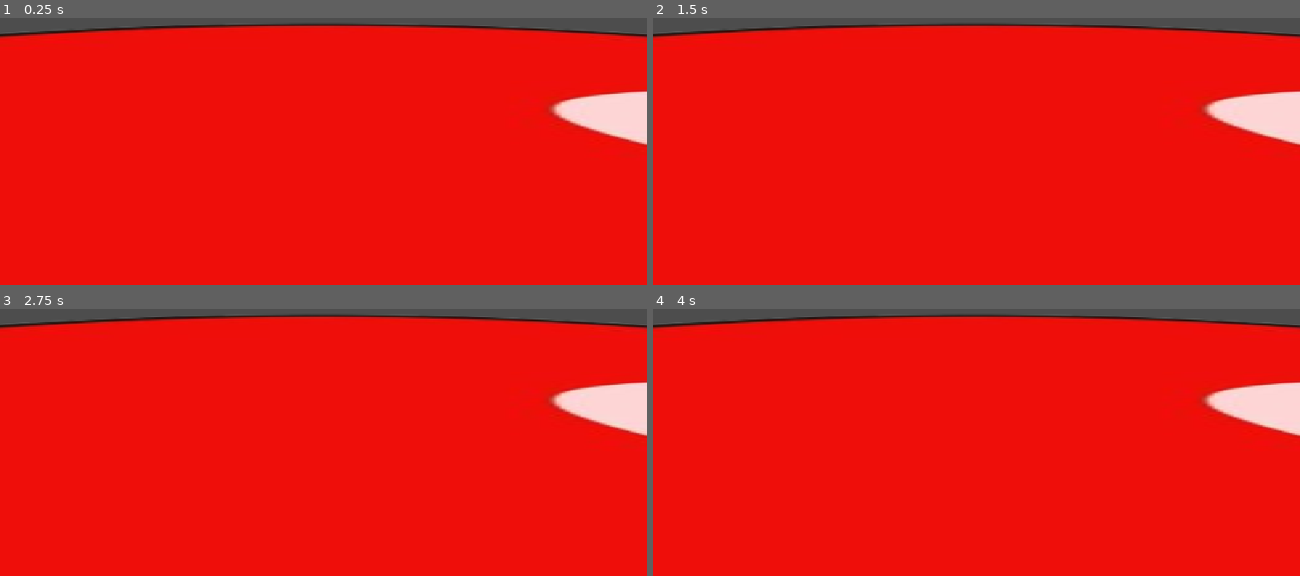
Above: before the commit, frames 1-4 (two rows, left to right).
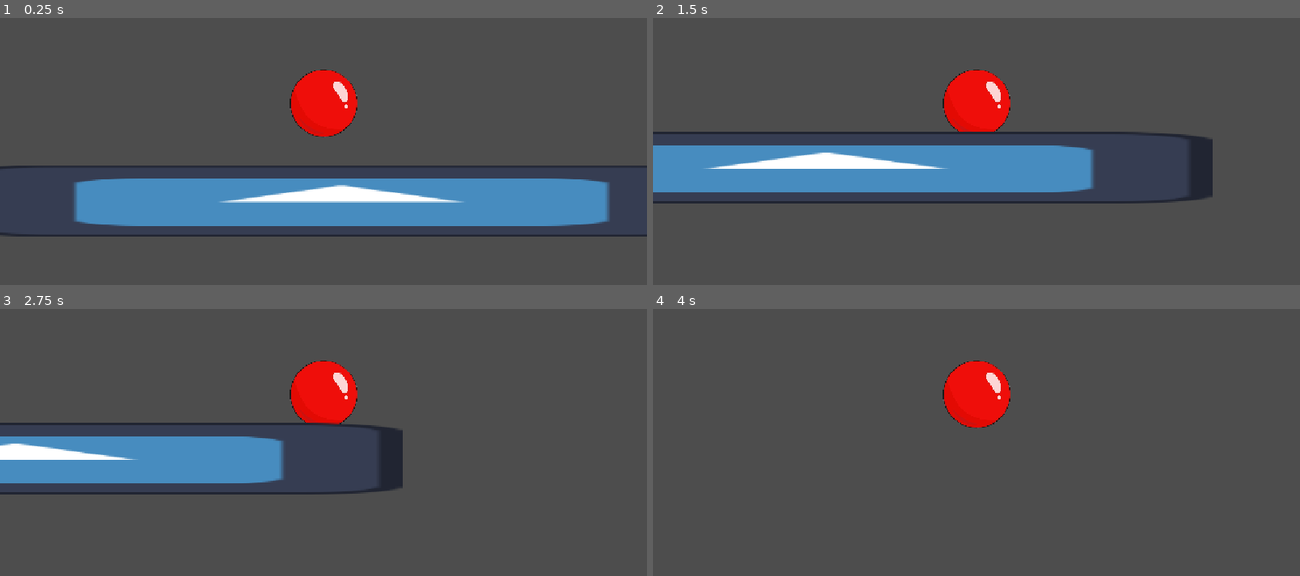
Above: after the commit, the same moments.

Repository: Cesar6112/SpringBall
Game: Godot game, scene res://mapa.tscn
Same seed, same stepped clock (60 frames per second), same inputs: the game is played once before the commit and once after it. The engine's default icon, where the game draws it, is replaced by a stand-in: a white triangle on a blue panel in a dark square.
Inputs:
- Up to frame 1 (0.25 s): no input
- Up to frame 2 (1.5 s): tap Enter at 0.5 s; hold Right (ui_right) 0.53-1.28 s; hold Down (ui_down) from 1.28 s (still down)
- Up to frame 3 (2.75 s): tap Space at 2 s; release Down (ui_down) at 2.03 s; hold Right (ui_right) from 2.03 s (still down)
- Up to frame 4 (4 s): release Right (ui_right) at 2.78 s; hold Up (ui_up) 2.78-3.53 s; hold Left (ui_left) from 3.53 s (still down)

The runs differ from the first frame. In frame 1, 95% of the frame differs, in the area x 0-100%, y 2-100%; in frame 2, 95%; in frame 3, 95%; in frame 4, 95%.
Error before the commit: Parse Error: Unexpected identifier "hola" in class body. (res://character_body_2d.gd:7)

Commit message:
wasa

Diff:
--- a/character_body_2d.gd
+++ b/character_body_2d.gd
@@ -4,4 +4,3 @@
 	var input_direction = Input.get_vector("ui_left", "ui_right", "ui_up", "ui_down")
 	velocity = input_direction * 400
 	move_and_slide()
-hola
--- a/character_body_2d.tscn
+++ b/character_body_2d.tscn
@@ -1,17 +1,27 @@
 [gd_scene format=3 uid="uid://duwe2tngv1nck"]
 
-[ext_resource type="Script" uid="uid://qyhlbc17kv3s" path="res://character_body_2d.gd" id="1_ij6vw"]
-[ext_resource type="Texture2D" uid="uid://c1tp7pqe622b5" path="res://icon.svg" id="2_ghijl"]
+[ext_resource type="Texture2D" uid="uid://051iva3uqmik" path="res://red-ball-cartoon-vector-removebg-preview.png" id="2_ij6vw"]
+
+[sub_resource type="GDScript" id="GDScript_q8ihy"]
+script/source = "extends CharacterBody2D
+
+func _physics_process(delta):
+	var input_direction = Input.get_vector(\"ui_left\", \"ui_right\", \"ui_up\", \"ui_down\")
+	velocity = input_direction * 400
+	move_and_slide()
+"
 
 [sub_resource type="RectangleShape2D" id="RectangleShape2D_8w0r3"]
 size = Vector2(113, 118)
 
-[node name="CharacterBody2D" type="CharacterBody2D" unique_id=1468154598]
-script = ExtResource("1_ij6vw")
+[node name="bolita" type="CharacterBody2D" unique_id=1468154598]
+script = SubResource("GDScript_q8ihy")
 
 [node name="Sprite2D" type="Sprite2D" parent="." unique_id=338102852]
+position = Vector2(0.35899734, -0.24308014)
 rotation = 0.034906585
-texture = ExtResource("2_ghijl")
+scale = Vector2(0.30691314, 0.3077603)
+texture = ExtResource("2_ij6vw")
 
 [node name="CollisionShape2D" type="CollisionShape2D" parent="." unique_id=740069366]
 position = Vector2(0.5, 1)
--- a/mapa.tscn
+++ b/mapa.tscn
@@ -1,23 +1,24 @@
 [gd_scene format=3 uid="uid://dtupmjn3h17y6"]
 
+[ext_resource type="Texture2D" uid="uid://c1tp7pqe622b5" path="res://icon.svg" id="1_2jh14"]
+[ext_resource type="Script" uid="uid://qyhlbc17kv3s" path="res://character_body_2d.gd" id="1_70f7c"]
 [ext_resource type="PackedScene" uid="uid://duwe2tngv1nck" path="res://character_body_2d.tscn" id="2_70f7c"]
-[ext_resource type="Texture2D" uid="uid://051iva3uqmik" path="res://red-ball-cartoon-vector-removebg-preview.png" id="2_q8ihy"]
 
-[sub_resource type="RectangleShape2D" id="RectangleShape2D_70f7c"]
-size = Vector2(1154.5, 228)
+[sub_resource type="RectangleShape2D" id="RectangleShape2D_q8ihy"]
+size = Vector2(1361.5, 112)
 
 [node name="mapa" type="Node2D" unique_id=1414533759]
+script = ExtResource("1_70f7c")
 
-[node name="StaticBody2D" type="StaticBody2D" parent="." unique_id=1816074327]
+[node name="bolita" parent="." unique_id=1468154598 instance=ExtResource("2_70f7c")]
 
-[node name="CollisionShape2D" type="CollisionShape2D" parent="StaticBody2D" unique_id=403384207]
-position = Vector2(578.75, 174)
-shape = SubResource("RectangleShape2D_70f7c")
+[node name="StaticBody2D" type="StaticBody2D" parent="." unique_id=862873470]
 
-[node name="CharacterBody2D" parent="." unique_id=1468154598 instance=ExtResource("2_70f7c")]
-position = Vector2(581, -31)
+[node name="Icon" type="Sprite2D" parent="StaticBody2D" unique_id=65847902]
+position = Vector2(32, 174)
+scale = Vector2(10.7734375, 1)
+texture = ExtResource("1_2jh14")
 
-[node name="Icon" type="Sprite2D" parent="." unique_id=391516174]
-position = Vector2(573.50006, 171.99997)
-scale = Vector2(8.929687, 1.7656255)
-texture = ExtResource("2_q8ihy")
+[node name="CollisionShape2D" type="CollisionShape2D" parent="StaticBody2D" unique_id=815962043]
+position = Vector2(27.25, 175)
+shape = SubResource("RectangleShape2D_q8ihy")
